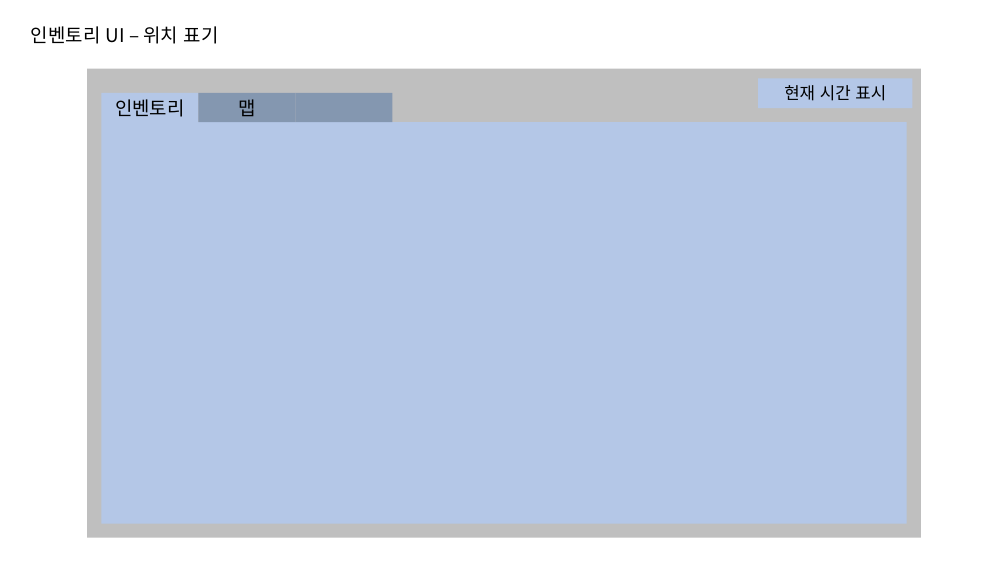
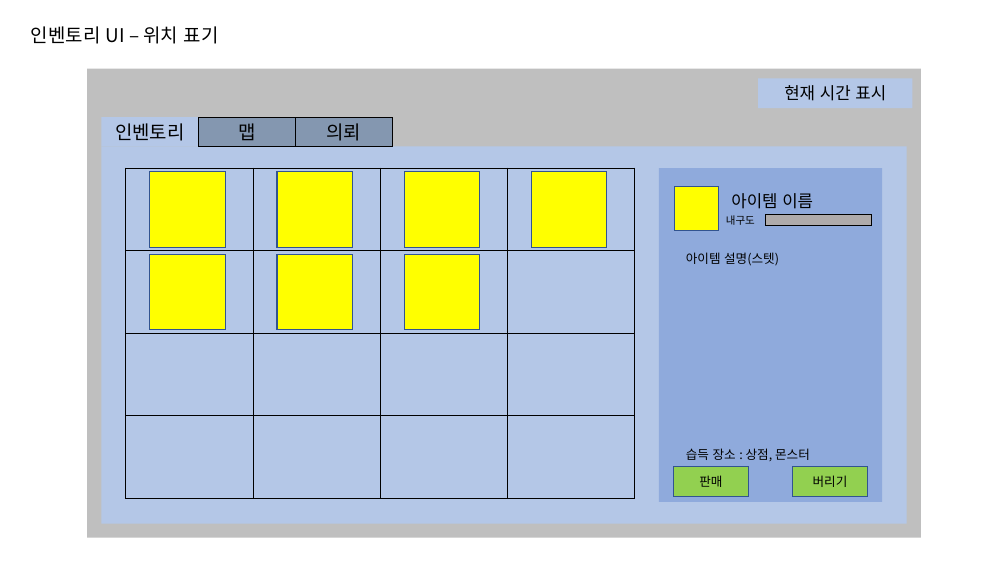
Before and after one commit to go4521304/Backyeah, a slide deck: slide 6 of document/UI기획서초안_ver1.1.pptx. Drawn at 1008x567 pixels with LibreOffice and Linux fonts; fonts in the diff are those of the drawing. Boxes give left, top, right and bottom in pixels: in the first picture for what was removed or moved away, otherwise in the second. Text is boxed around its words. In the diff, an @@ line names an element or a change of style, - is before the commit and + after.

```diff
--- a/document/UI기획서초안_ver1.1.pptx
+++ b/document/UI기획서초안_ver1.1.pptx
@@ rectangle "맵" at (198, 117, 295, 147): outline none to #000000 1 pt @@
@@ 3 rectangles: place and size @@
-3 rectangles at (101, 93, 392, 123)
+3 rectangles at (101, 117, 392, 147)
@@ rectangle "의뢰" at (296, 117, 392, 147): outline none to #000000 1 pt @@
@@ rectangle: place and size @@
-rectangle at (101, 122, 907, 523)
+rectangle at (101, 147, 907, 524)
@@ text in rectangle at (327, 123, 362, 141): text added @@
+의뢰
@@ table added at (126, 168, 634, 498), 4 rows, 4 columns @@
+ |  |  | 
+ |  |  | 
+ |  |  | 
+ |  |  | 
@@ rectangle added at (150, 172, 225, 247), fill #FFFF00, outline #325491 1 pt @@
@@ rectangle added at (277, 172, 352, 247), fill #FFFF00, outline #325491 1 pt @@
@@ rectangle added at (405, 172, 480, 247), fill #FFFF00, outline #325491 1 pt @@
@@ rectangle added at (532, 172, 607, 247), fill #FFFF00, outline #325491 1 pt @@
@@ rectangle added at (659, 168, 882, 501), fill #8FAADC @@
@@ rectangle added at (675, 186, 719, 231), fill #FFFF00, outline #325491 1 pt @@
@@ text added at (731, 193, 813, 209), 16 pt, text #000000 @@
+아이템 이름
@@ text added at (726, 215, 755, 225), 10 pt, text #000000 @@
+내구도
@@ rectangle added at (766, 215, 872, 225), fill #AFABAB, outline #000000 1 pt @@
@@ rectangle added at (150, 254, 225, 330), fill #FFFF00, outline #325491 1 pt @@
@@ rectangle added at (277, 254, 352, 330), fill #FFFF00, outline #325491 1 pt @@
@@ rectangle added at (405, 254, 480, 330), fill #FFFF00, outline #325491 1 pt @@
@@ text added at (686, 252, 810, 461), 12 pt, text #000000 @@
+아이템 설명(스텟)
+습득 장소 : 상점, 몬스터
@@ rectangle added at (673, 467, 749, 497), fill #92D050, outline #325491 1 pt, 12 pt, text #000000 @@
+판매
@@ rectangle added at (792, 467, 868, 497), fill #92D050, outline #325491 1 pt, 12 pt, text #000000 @@
+버리기
```
Also in this commit, not shown: 2 other slides changed, 5 slides added.
